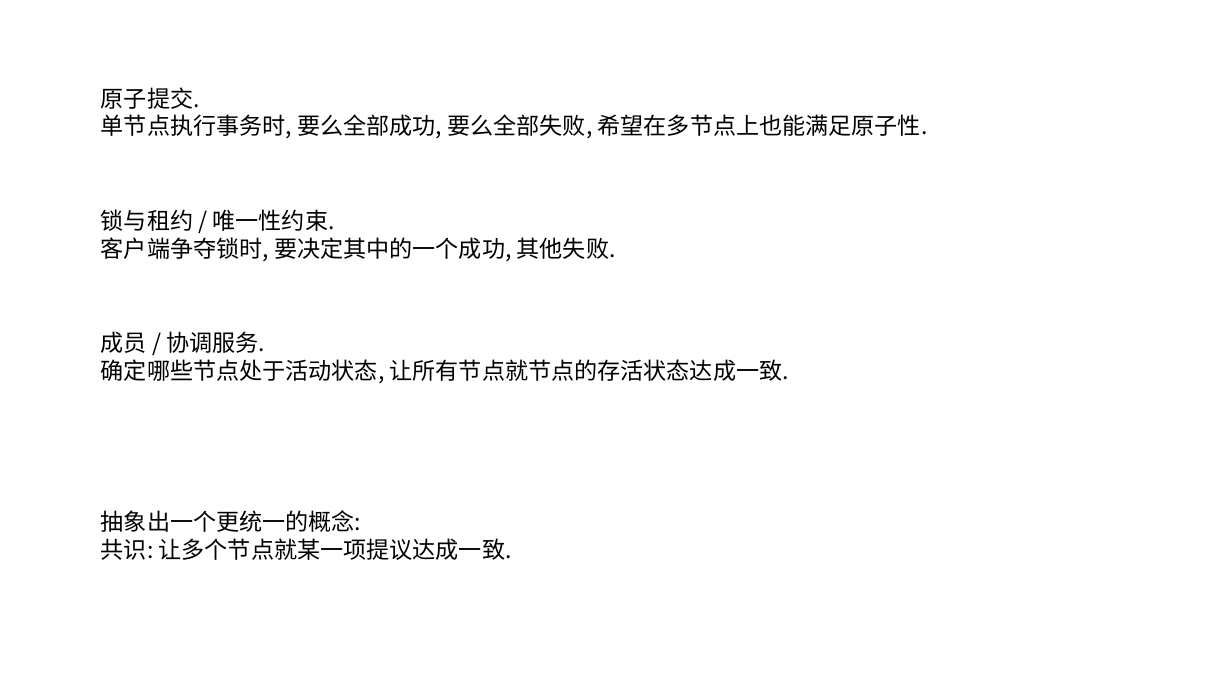
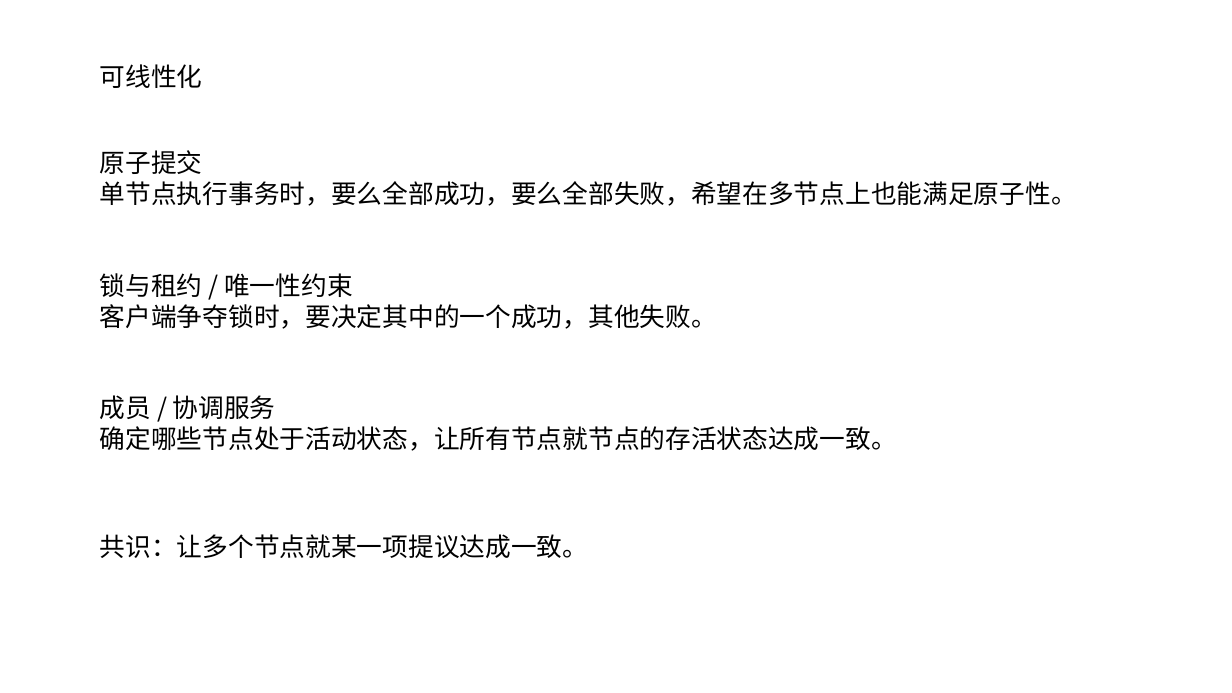
Before and after one commit to zozospider/note, a slide deck: slide 17 of data-system/ZooKeeper_share1_v3.pptx. Drawn at 1232x693 pixels with LibreOffice and Linux fonts; fonts in the diff are those of the drawing. Boxes give left, top, right and bottom in pixels: in the first picture for what was removed or moved away, otherwise in the second. Text is boxed around its words. In the diff, an @@ line names an element or a change of style, - is before the commit and + after.

```diff
--- a/data-system/ZooKeeper_share1_v3.pptx
+++ b/data-system/ZooKeeper_share1_v3.pptx
@@ text added at bbox=[100, 64, 203, 88], 20 pt, text #000000 @@
+可线性化
@@ text at bbox=[100, 150, 1077, 206]: text changed; size 18 to 20 pt @@
-原子提交.
-单节点执行事务时, 要么全部成功, 要么全部失败, 希望在多节点上也能满足原子性.
+原子提交
+单节点执行事务时，要么全部成功，要么全部失败，希望在多节点上也能满足原子性。
@@ text at bbox=[100, 273, 717, 329]: text changed; size 18 to 20 pt @@
-锁与租约 / 唯一性约束.
-客户端争夺锁时, 要决定其中的一个成功, 其他失败.
+锁与租约 / 唯一性约束
+客户端争夺锁时，要决定其中的一个成功，其他失败。
@@ text at bbox=[100, 395, 897, 451]: text changed; size 18 to 20 pt @@
-成员 / 协调服务.
-确定哪些节点处于活动状态, 让所有节点就节点的存活状态达成一致.
+成员 / 协调服务
+确定哪些节点处于活动状态，让所有节点就节点的存活状态达成一致。
@@ text at bbox=[100, 534, 588, 558]: text changed; size 18 to 20 pt @@
-抽象出一个更统一的概念:
-共识: 让多个节点就某一项提议达成一致.
+共识：让多个节点就某一项提议达成一致。
```
Also in this commit, not shown: 13 other slides changed, 2 slides added, 1 slide removed.
